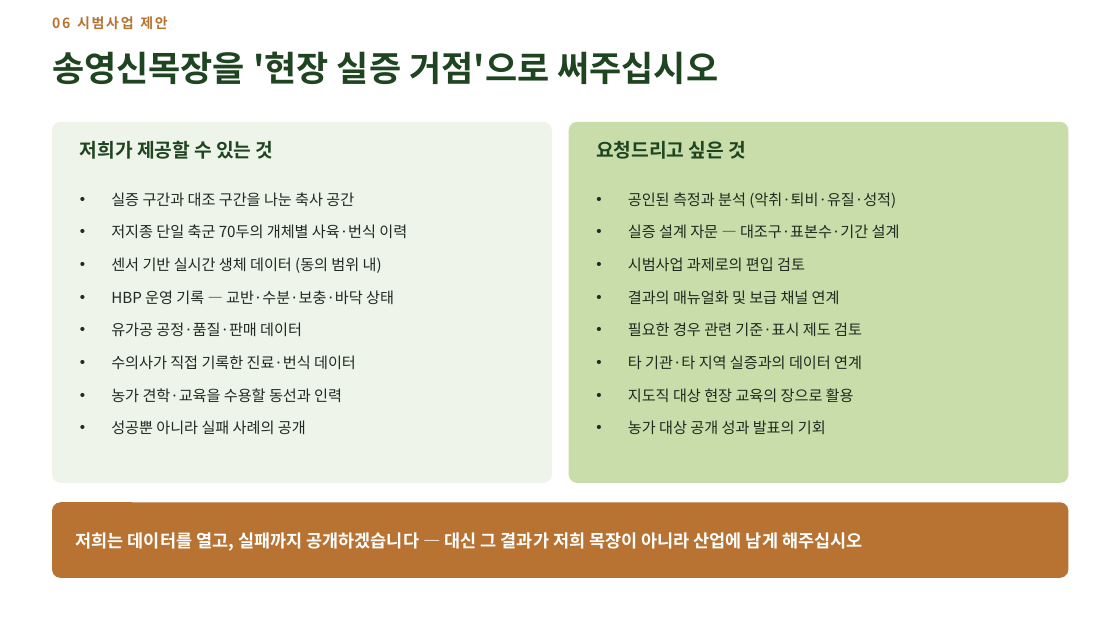
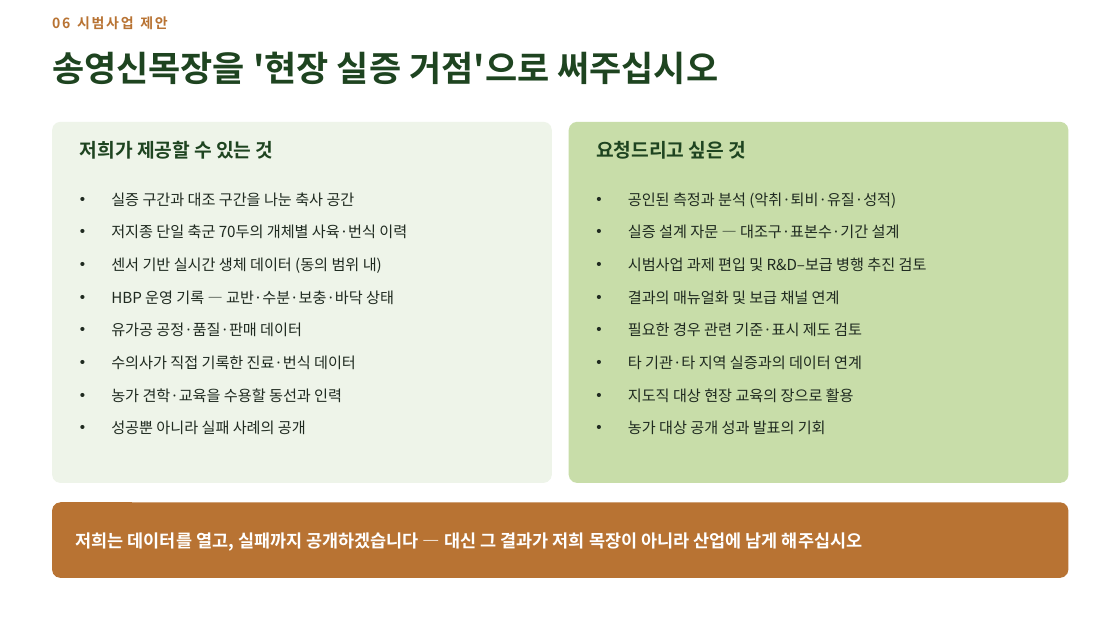
Before and after one commit to hhj3150/Dr-Ha--agent, a slide deck: slide 49 of deliverables/2026-08-10-nias-seminar/저지종_유가공목장_운영_현장사례.pptx (slide 48 before the commit). Drawn at 1120x630 pixels with LibreOffice and Linux fonts; fonts in the diff are those of the drawing. Boxes give left, top, right and bottom in pixels: in the first picture for what was removed or moved away, otherwise in the second. Text is boxed around its words. In the diff, an @@ line names an element or a change of style, - is before the commit and + after.

```diff
--- a/deliverables/2026-08-10-nias-seminar/저지종_유가공목장_운영_현장사례.pptx
+++ b/deliverables/2026-08-10-nias-seminar/저지종_유가공목장_운영_현장사례.pptx
@@ text at (628, 257, 927, 271): text changed @@
-• 시범사업 과제로의 편입 검토
+• 시범사업 과제 편입 및 R&D–보급 병행 추진 검토
```
Also in this commit, not shown: 1 other slide changed, 1 slide added, 2 other files.
